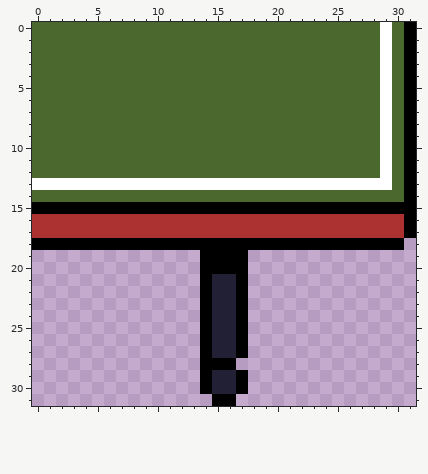
Two states of a pixel-art sprite, artwork/tiles/43_ping_pong_bottom_right.png. The picture above was drawn from the file before the commit.
The file is 32x32 pixels.
Once edited:
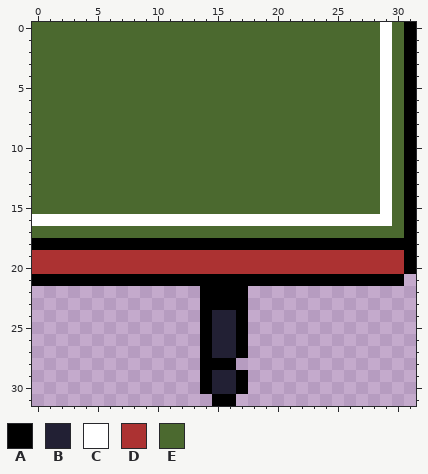
Palette (. is transparent): A #000000  B #222034  C #ffffff  D #ac3232  E #4b692f
Message: Make ping pong table appear lower
Edits made:
@@ x 0..31 @@
 12 EEEEEEEEEEEEEEEEEEEEEEEEEEEEECEA
-13 CCCCCCCCCCCCCCCCCCCCCCCCCCCCCCEA
-14 EEEEEEEEEEEEEEEEEEEEEEEEEEEEEEEA
-15 AAAAAAAAAAAAAAAAAAAAAAAAAAAAAAAA
-16 DDDDDDDDDDDDDDDDDDDDDDDDDDDDDDDA
-17 DDDDDDDDDDDDDDDDDDDDDDDDDDDDDDDA
-18 AAAAAAAAAAAAAAAAAAAAAAAAAAAAAAA.
-19 ..............AAAA..............
-20 ..............AAAA..............
-21 ..............ABBA..............
-22 ..............ABBA..............
-23 ..............ABBA..............
+13 EEEEEEEEEEEEEEEEEEEEEEEEEEEEECEA
+14 EEEEEEEEEEEEEEEEEEEEEEEEEEEEECEA
+15 EEEEEEEEEEEEEEEEEEEEEEEEEEEEECEA
+16 CCCCCCCCCCCCCCCCCCCCCCCCCCCCCCEA
+17 EEEEEEEEEEEEEEEEEEEEEEEEEEEEEEEA
+18 AAAAAAAAAAAAAAAAAAAAAAAAAAAAAAAA
+19 DDDDDDDDDDDDDDDDDDDDDDDDDDDDDDDA
+20 DDDDDDDDDDDDDDDDDDDDDDDDDDDDDDDA
+21 AAAAAAAAAAAAAAAAAAAAAAAAAAAAAAA.
+22 ..............AAAA..............
+23 ..............AAAA..............
 24 ..............ABBA..............
Changed places in both pictures, as pixel boxes (x1, y1, x2, y2):
changed: (32, 178, 416, 310)
